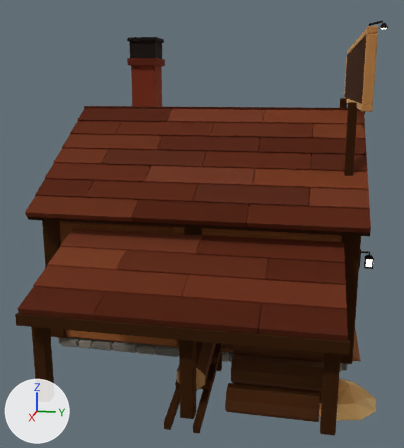
Renders of the glTF model assets/meshes/buildings/Sawmill/Sawmill.glb from each side of a commit.
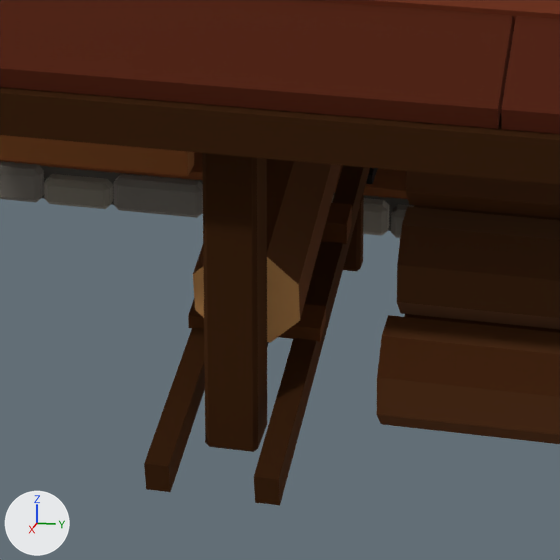
Each version is shown whole from a camera (50 mm lens) standing at (80.9, 12.7, 33.8) and looking at (2.6, -3.0, 14.2), then close up on the part from 31% to 68% of the width and 67% to 100% of the height. The axes (+X, +Y, +Z) are drawn at lower left. The lights are the same throughout. The first two pictures are the older version. Objects named as collision shapes, trigger or cutter boxes, shadow casters or lower levels of detail are left out. Vertices at exactly the same position are counted once.

The first close-up shows 'Body', 'Roof'.
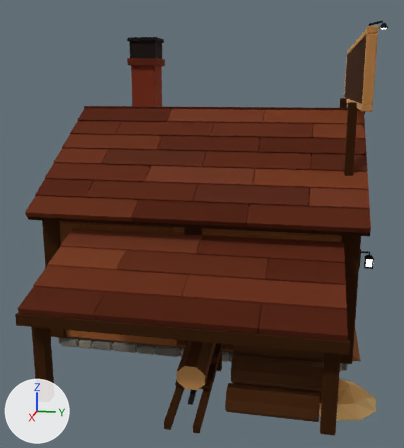
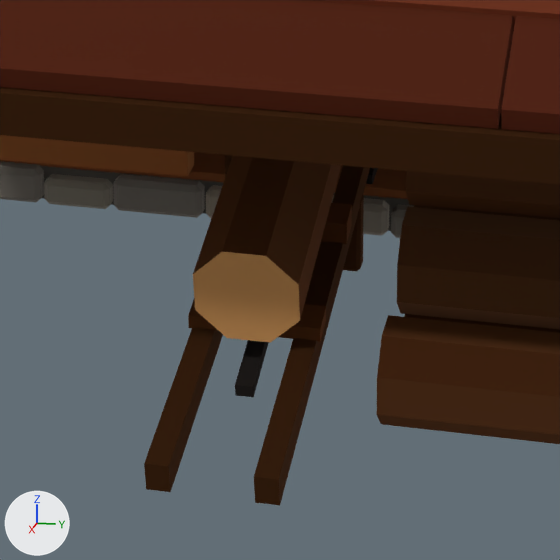
The change, as a list of edits to the scene's bpy script:
```text
Change me_body:
    used by ob_body; location = (0.0, 0.0, 0.0)
    remove me_body.from_pydata(...)  # 4892 vertices, 8492 faces; spans x -31.3..32.5, y -22.3..20.7, z 0.0..42.3
    add me_body.from_pydata(...)  # 4884 vertices, 8472 faces; spans x -31.3..32.5, y -22.3..20.7, z 0.0..42.3
    me_body part 1: the loose piece of 24 vertices spanning x 28.7..30.2, y 0.2..1.7, z 0.0..10.5 is deleted
    other edits to the shape of me_body do not show in these pictures
```

Where the change shows, as pixel boxes [x1, y1, x2, y2] in the close-ups (560 x 560 px):
part 1 of me_body, deleted
    before: [202, 153, 267, 452]
